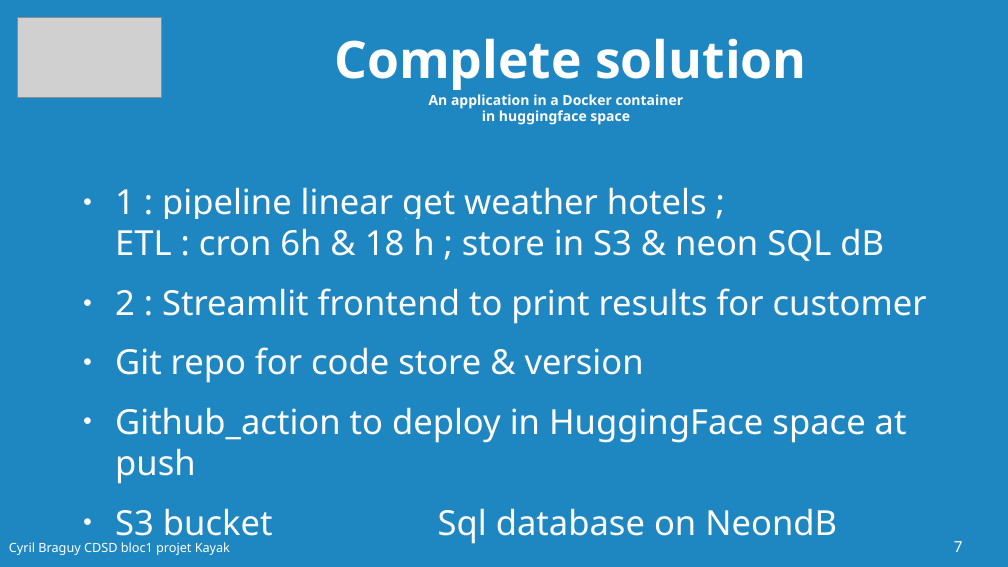
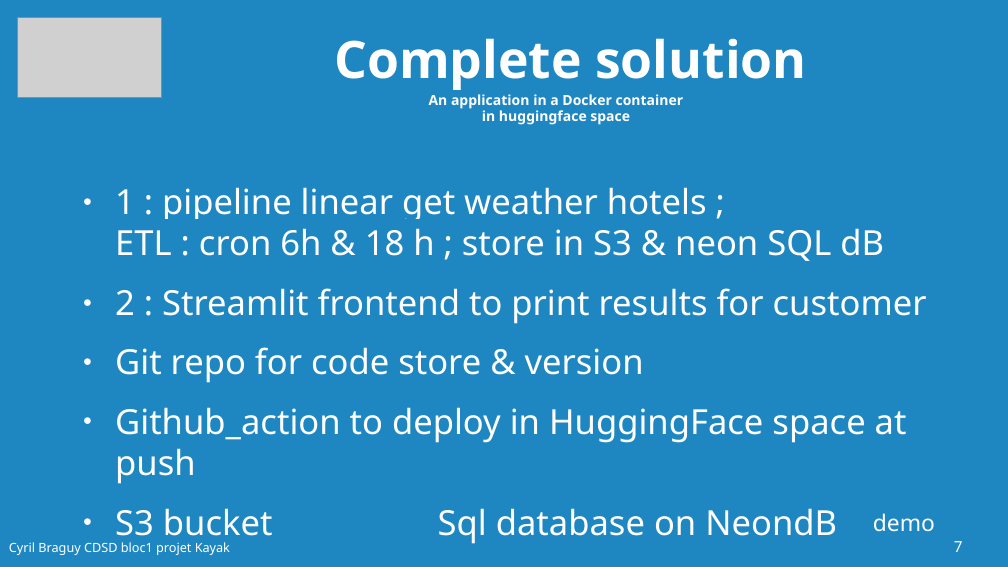
Before and after one commit to cyrilbraguy/Bl1_kayak, a slide deck: slide 7 of zz_doc/braguy_CDSD_block1_kayak.odp. Drawn at 1008x567 pixels with LibreOffice and Linux fonts; fonts in the diff are those of the drawing; grey boxes stand for pictures. Boxes give left, top, right and bottom in pixels: in the first picture for what was removed or moved away, otherwise in the second. Text is boxed around its words. In the diff, an @@ line names an element or a change of style, - is before the commit and + after.

```diff
--- a/zz_doc/braguy_CDSD_block1_kayak.odp
+++ b/zz_doc/braguy_CDSD_block1_kayak.odp
@@ text added at <box>873,513,935,532</box>, 18 pt, text #FFFFFF @@
+demo
```
Also in this commit, not shown: 4 other slides changed, 1 slide added, 1 other file.
